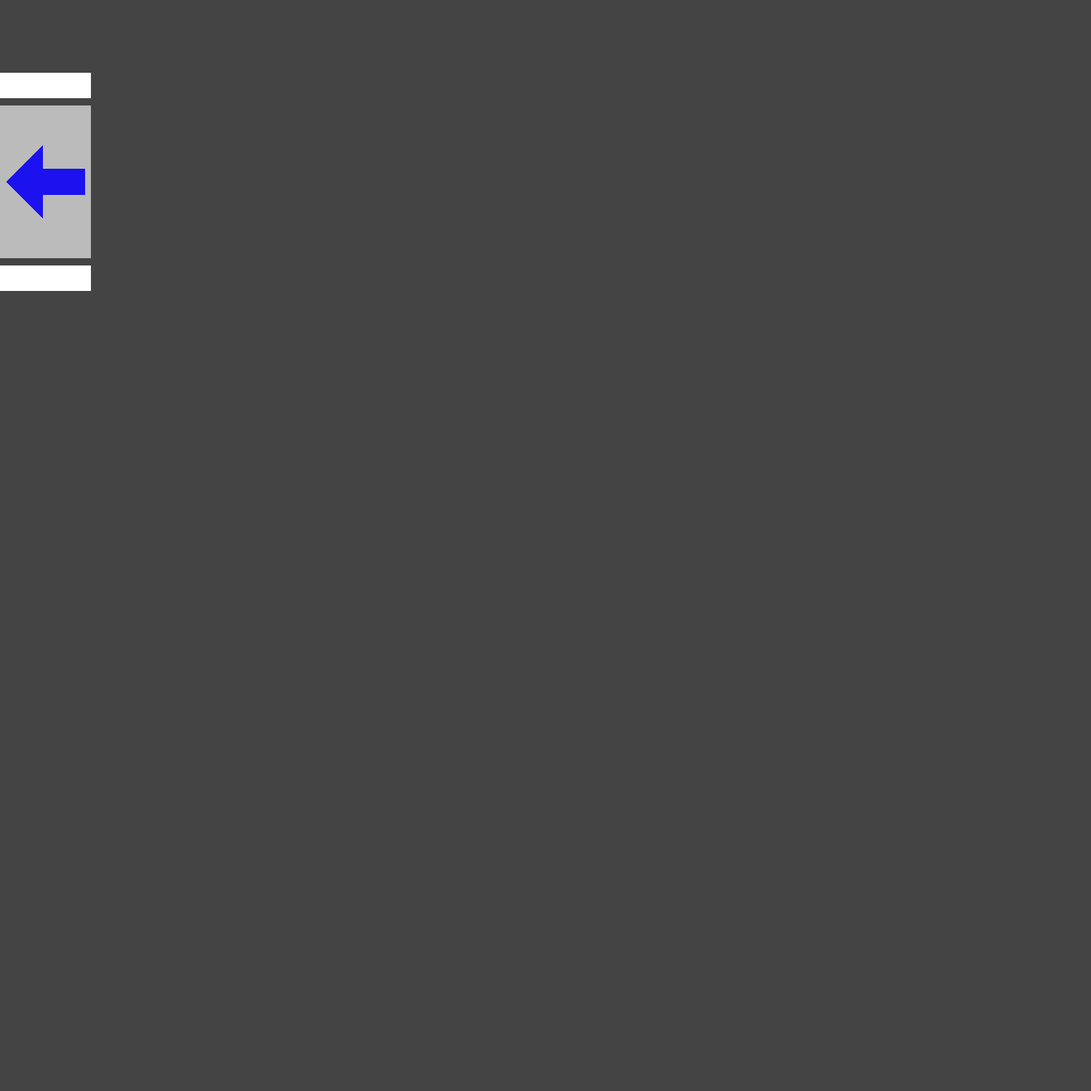
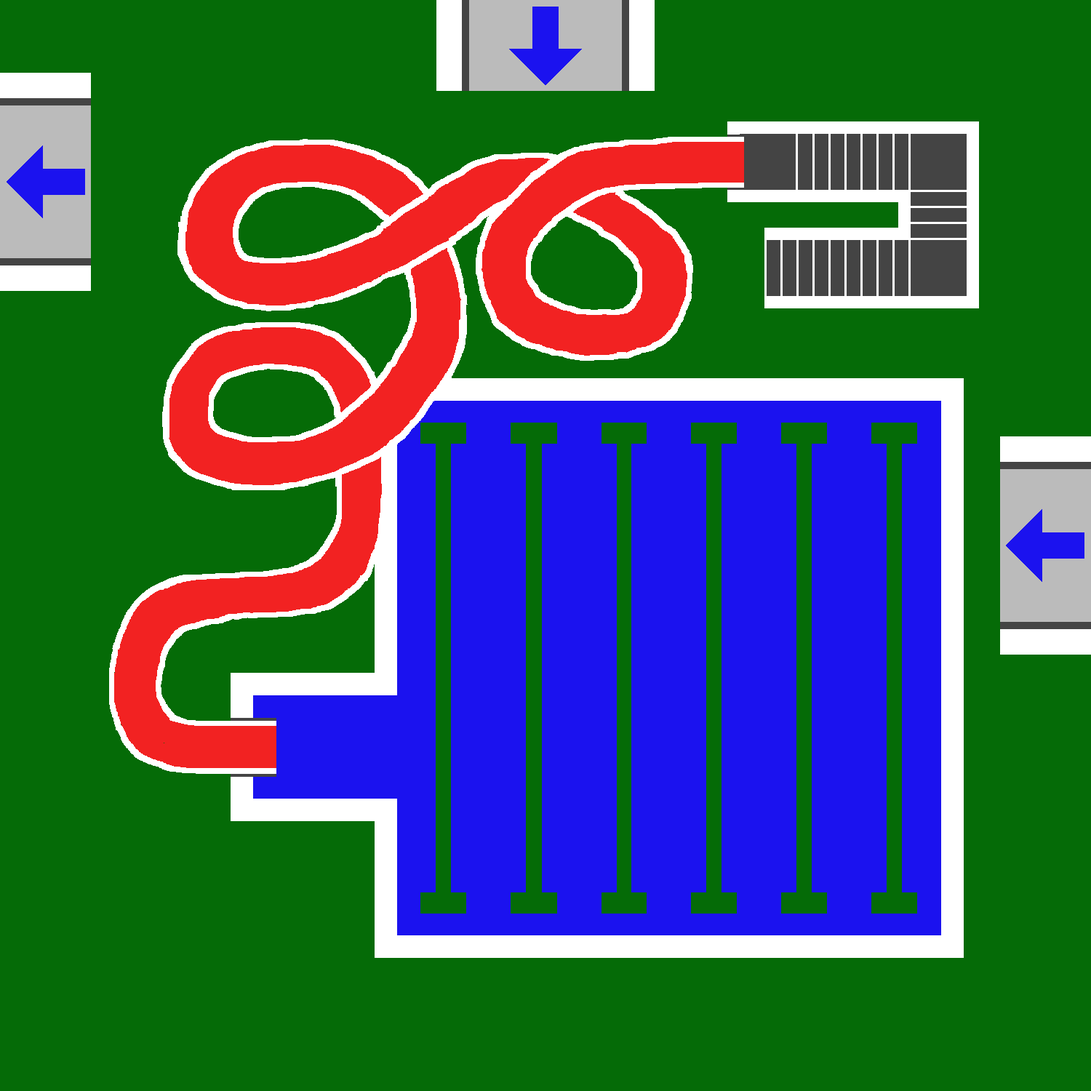
Revision of a layered w=1091, h=1091 image; what changed, layer by layer:
added layer "Red Slide" above "Tower" over bbox(109, 134, 745, 775)
added layer "Tower" above "Pool" over bbox(727, 121, 980, 309)
added layer "Pool" above "Left Pipe Out #3" over bbox(230, 378, 965, 959)
painted on "Left Pipe Out #3" over bbox(0, 0, 1091, 1091)
hid "Left Pipe In #2", painted on it over bbox(0, 0, 1091, 1091)
hid "Left Pipe Out #2", painted on it over bbox(0, 0, 1091, 1091)
hid "Left Pipe Out #1", painted on it over bbox(0, 0, 1091, 1091)
hid "Bottom Pipe Out #3", painted on it over bbox(0, 0, 1091, 1091)
hid "Bottom Pipe In #2", painted on it over bbox(0, 0, 1091, 1091)
hid "Bottom Pipe Out #2", painted on it over bbox(0, 0, 1091, 1091)
hid "Bottom Pipe Out #1", painted on it over bbox(0, 0, 1091, 1091)
hid "Right Pipe Out #3", painted on it over bbox(0, 0, 1091, 1091)
painted on "Right Pipe In #2" over bbox(0, 0, 1091, 1091)
hid "Right Pipe Out #2", painted on it over bbox(0, 0, 1091, 1091)
hid "Right Pipe Out #1", painted on it over bbox(0, 0, 1091, 1091)
hid "Top Pipe Out #3", painted on it over bbox(0, 0, 1091, 1091)
painted on "Top Pipe In #2" over bbox(0, 0, 1091, 1091)
hid "Top Pipe Out #2", painted on it over bbox(0, 0, 1091, 1091)
hid "Top Pipe Out #1", painted on it over bbox(0, 0, 1091, 1091)
renamed "Layer #1" to "Grass", showed it, moved it below "Top Pipe Out #1", painted on it over bbox(0, 0, 1091, 1091)
